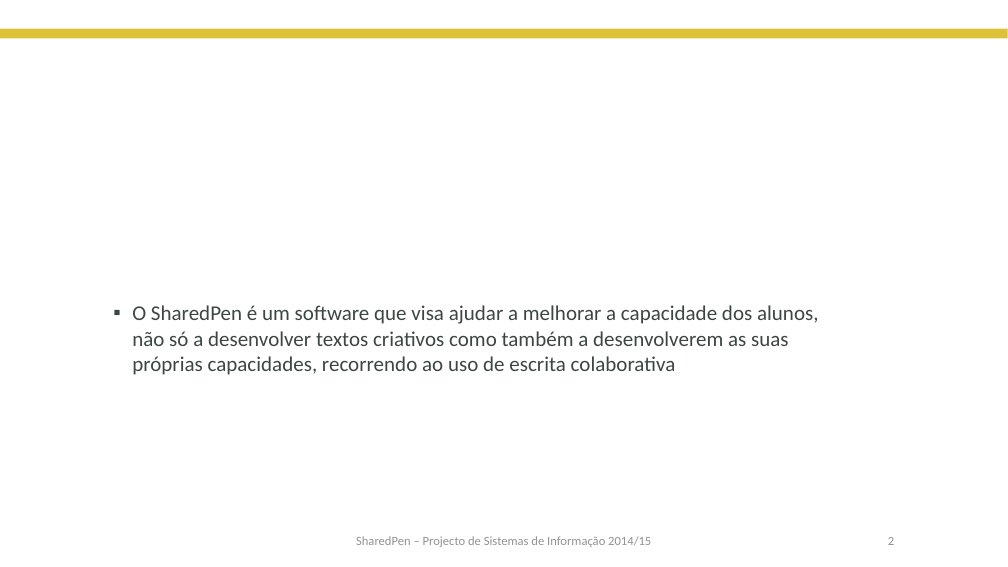
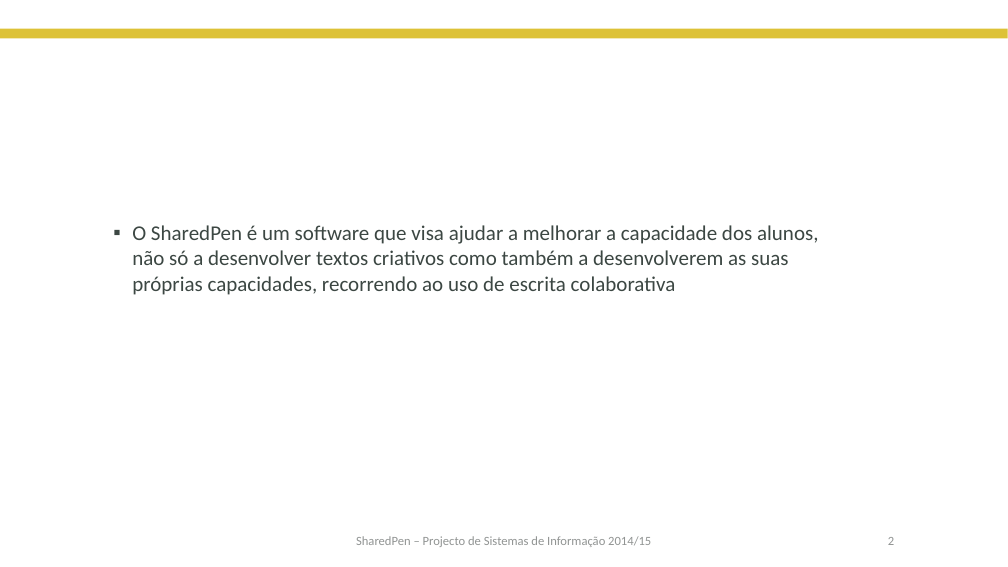
Before and after one commit to claudioRcarvalho/sharedpen_doc, a slide deck: slide 2 of Apresentação_professor_v1.pptx. Drawn at 1008x567 pixels with LibreOffice and Linux fonts; fonts in the diff are those of the drawing; background and template pictures are left out. Boxes give left, top, right and bottom in pixels: in the first picture for what was removed or moved away, otherwise in the second. Text is boxed around its words. In the diff, an @@ line names an element or a change of style, - is before the commit and + after.

```diff
--- a/Apresentação_professor_v1.pptx
+++ b/Apresentação_professor_v1.pptx
@@ text "O SharedPen é um software ...": place and size @@
-text "O SharedPen é um software ..." at (132,305,819,375)
+text "O SharedPen é um software ..." at (132,225,819,295)
```
Also in this commit, not shown: 5 other slides changed, 1 other file.
